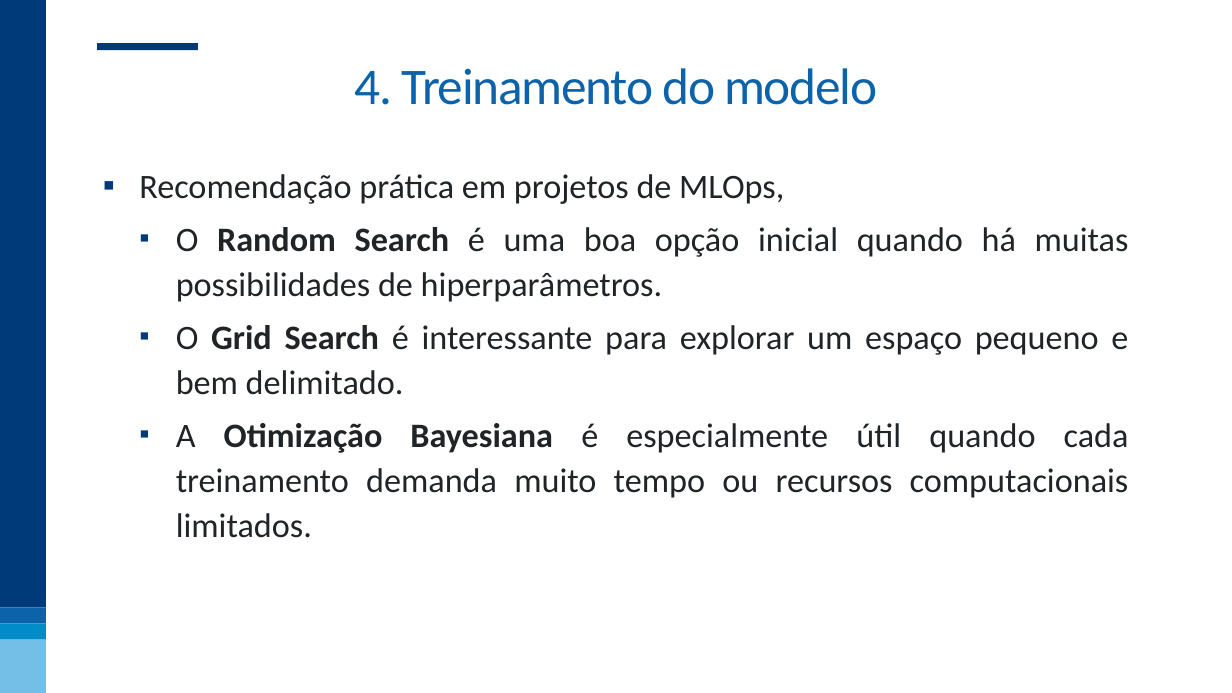
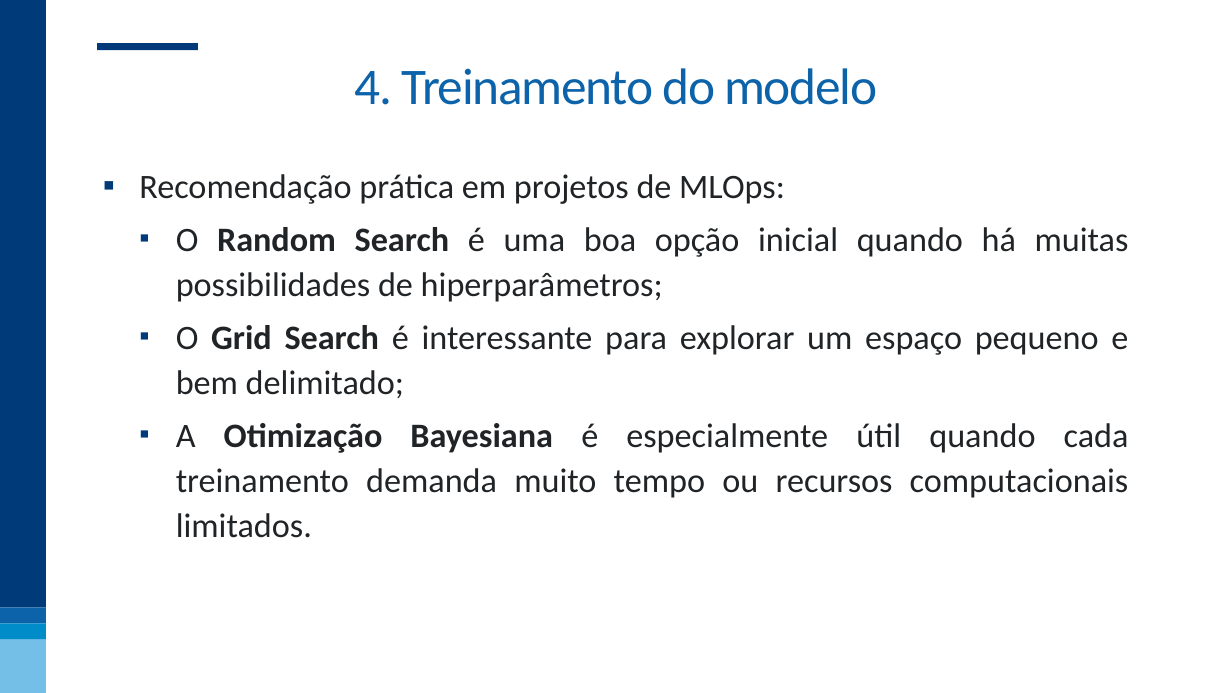
Before and after one commit to nogueira-cavalcante/fgv, a slide deck: slide 59 of MLOps e Versionamento/apresentações/MLOps e Versionamento.pptx. Drawn at 1232x693 pixels with LibreOffice and Linux fonts; fonts in the diff are those of the drawing; background and template pictures are left out. Boxes give left, top, right and bottom in pixels: in the first picture for what was removed or moved away, otherwise in the second. Text is boxed around its words. In the diff, an @@ line names an element or a change of style, - is before the commit and + after.

Commit message:
revisão completa da apresentação MLOps e Versionamento

```diff
--- a/MLOps e Versionamento/apresentações/MLOps e Versionamento.pptx
+++ b/MLOps e Versionamento/apresentações/MLOps e Versionamento.pptx
@@ text at [139, 174, 1129, 398]: text changed @@
-▪ Recomendação prática em projetos de MLOps,
-  ▪ O Random Search é uma boa opção inicial quando há muitas possibilidades de hiperparâmetros.
-  ▪ O Grid Search é interessante para explorar um espaço pequeno e bem delimitado.
+▪ Recomendação prática em projetos de MLOps:
+  ▪ O Random Search é uma boa opção inicial quando há muitas possibilidades de hiperparâmetros;
+  ▪ O Grid Search é interessante para explorar um espaço pequeno e bem delimitado;
```
Also in this commit, not shown: 13 other slides changed.
